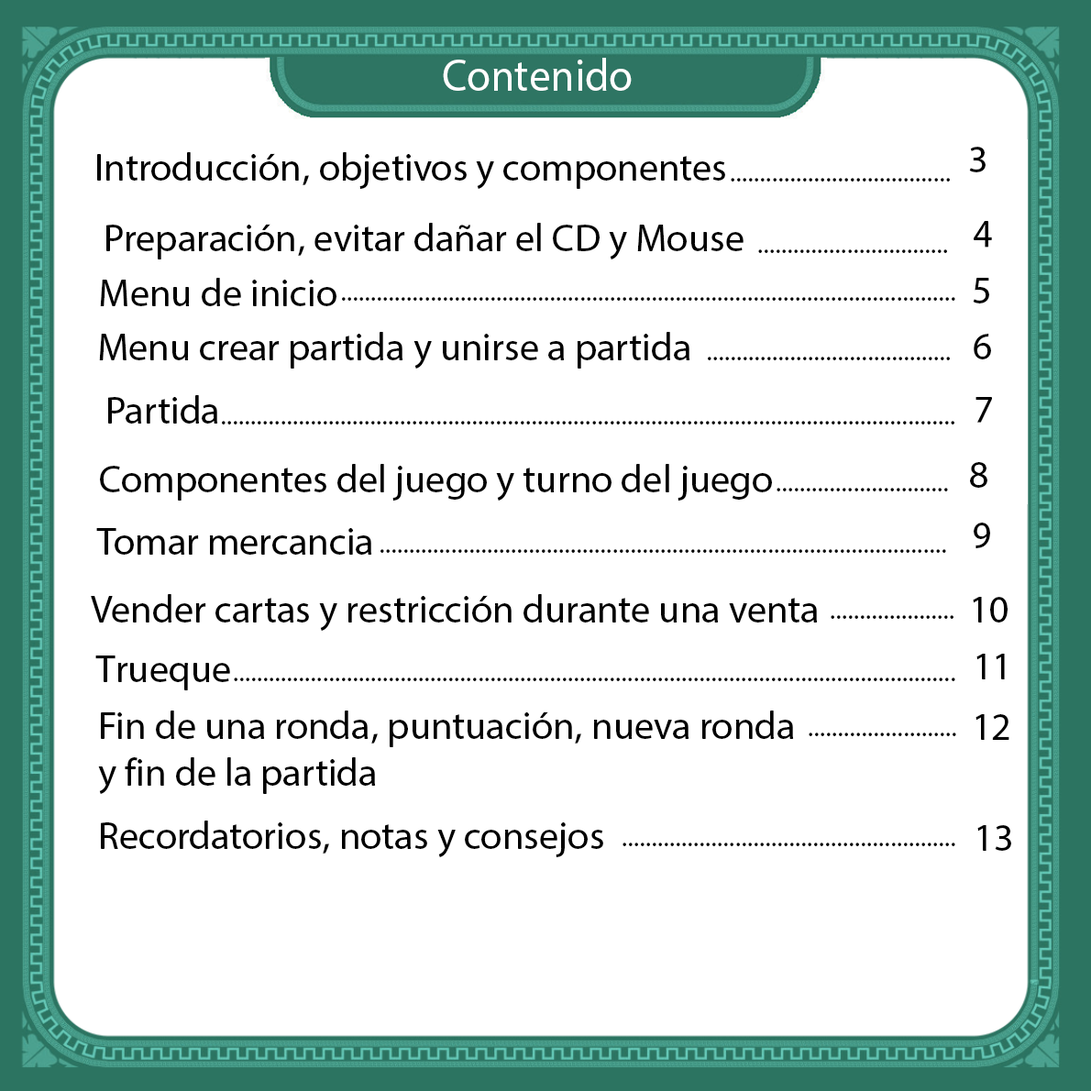
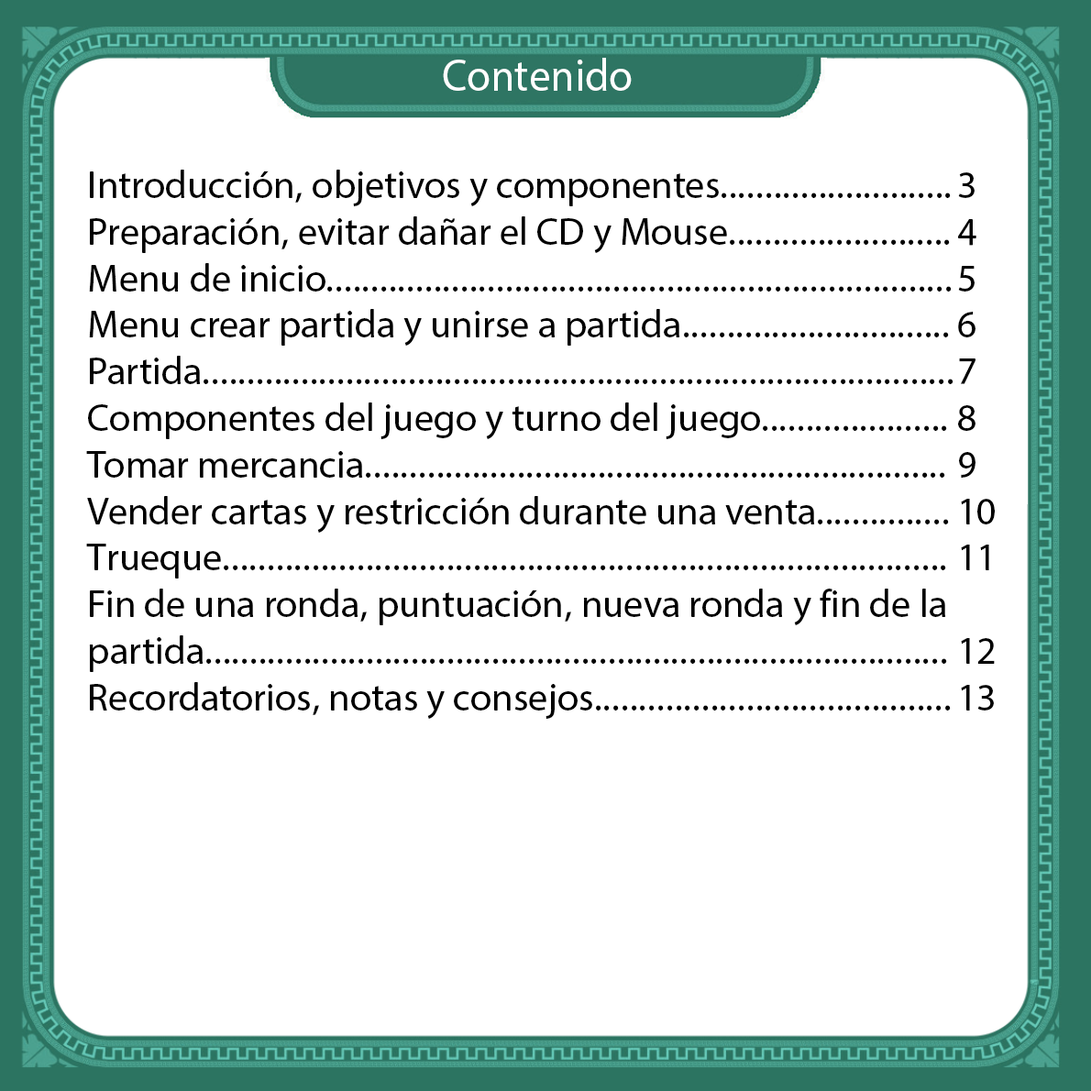
Layers edited between the first and the second w=1091, h=1091 image:
removed layer "Recordatorios, notas y consejos" over [100, 820, 604, 858]
removed layer "Fin de una ronda, puntuación, nueva ronda y fin de la partida" over [98, 710, 795, 795]
removed layer "Trueque" over [95, 655, 231, 691]
removed layer "Vender cartas y restricción durante una venta" over [90, 594, 819, 632]
removed layer "Tomar mercancia" over [96, 528, 373, 555]
removed layer "Componentes del juego y turno del juego" over [99, 464, 773, 501]
removed layer "Partida" over [108, 395, 219, 424]
removed layer "Menu crear partida y unirse a partida" over [99, 332, 691, 369]
removed layer "Menu de inicio" over [99, 277, 337, 307]
removed layer "Preparación, evitar dañar el CD y Mouse" over [106, 222, 744, 260]
renamed "11" to "3 4 5 6 7 8 9 10 11 12 13", painted on it over [958, 172, 1006, 711]
removed layer "..............................................................." (1st of 11) over [622, 842, 956, 847]
removed layer "..............................................................." (3rd of 11) over [233, 677, 956, 682]
removed layer "..............................................................." (5th of 11) over [380, 549, 947, 554]
removed layer "..............................................................." (7th of 11) over [221, 421, 955, 425]
removed layer "..............................................................." (8th of 11) over [708, 356, 951, 361]
removed layer "..............................................................." (9th of 11) over [342, 297, 956, 301]
removed layer "..............................................................." (11th of 11) over [731, 177, 951, 182]
renamed "Introducción, objetivos y componentes" to "Introducción, objetivos y componentes..........................", painted on it over [86, 152, 954, 720]
…and 14 more changes (14 removed)
